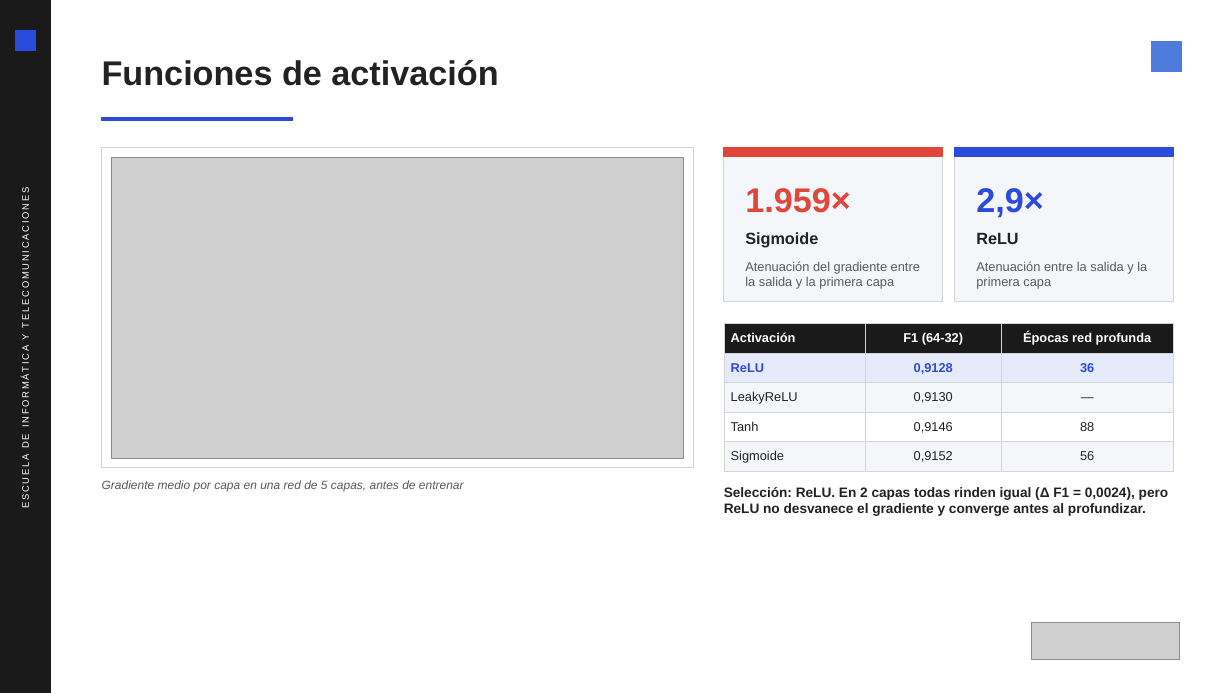
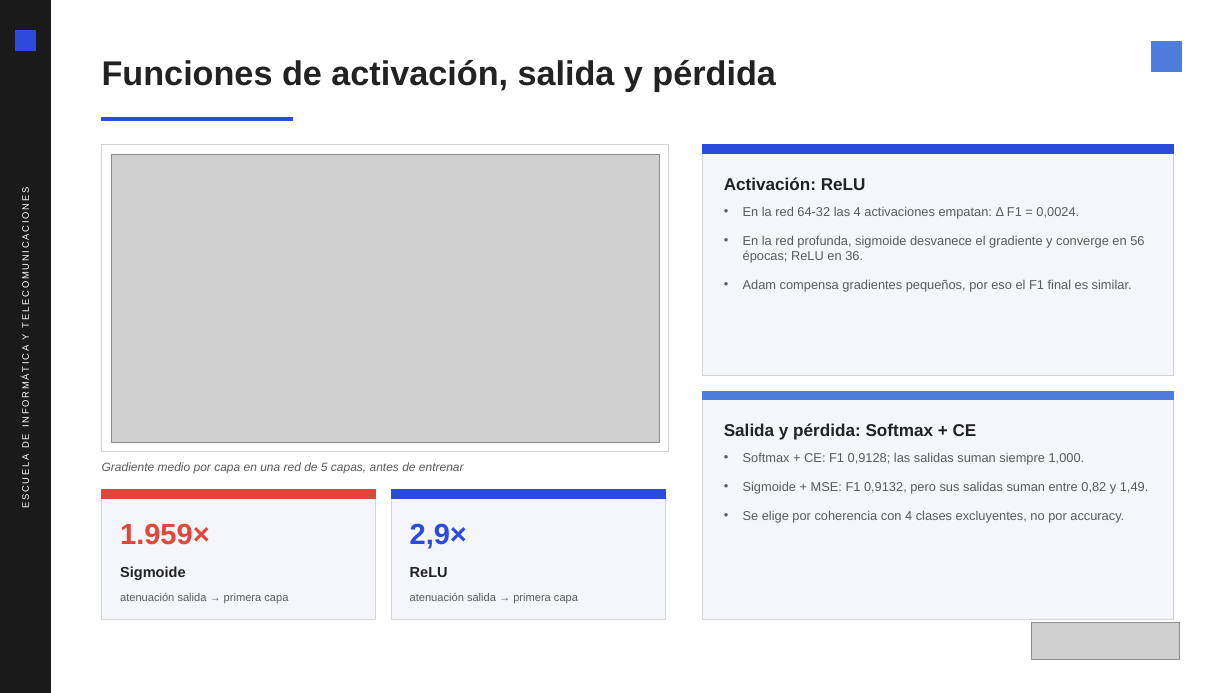
Before and after one commit to Nicolas-Salas/deep-learning-ep1, a slide deck: slide 4 of docs/presentacion/Presentacion_EP1_Deep_Learning.pptx (slide 8 before the commit). Drawn at 1232x693 pixels with LibreOffice and Linux fonts; fonts in the diff are those of the drawing; grey boxes stand for pictures. Boxes give left, top, right and bottom in pixels: in the first picture for what was removed or moved away, otherwise in the second. Text is boxed around its words. In the diff, an @@ line names an element or a change of style, - is before the commit and + after.

```diff
--- a/docs/presentacion/Presentacion_EP1_Deep_Learning.pptx
+++ b/docs/presentacion/Presentacion_EP1_Deep_Learning.pptx
@@ text at box(102, 60, 775, 92): text changed @@
-Funciones de activación
+Funciones de activación, salida y pérdida
@@ rectangle: place and size @@
-rectangle at box(102, 148, 693, 468)
+rectangle at box(102, 145, 668, 452)
@@ rectangle added at box(702, 145, 1173, 376), fill #F4F6FA, outline #D4D4D4 1 pt @@
@@ rectangle added at box(702, 145, 1173, 153), fill #2A4BDB, outline #2A4BDB 1 pt @@
@@ picture: place and size @@
-picture at box(111, 157, 684, 458)
+picture at box(111, 154, 659, 442)
@@ text added at box(724, 177, 866, 190), 20 pt, text #222222, bold @@
+Activación: ReLU
@@ text added at box(743, 206, 1144, 292), 15 pt, text #5A5A5A @@
+• En la red 64-32 las 4 activaciones empatan: Δ F1 = 0,0024.
+• En la red profunda, sigmoide desvanece el gradiente y converge en 56 épocas; ReLU en 36.
+• Adam compensa gradientes pequeños, por eso el F1 final es similar.
@@ table removed at box(724, 323, 1173, 467), 5 rows, 3 columns @@
-Activación | F1 (64-32) | Épocas red profunda
-ReLU | 0,9128 | 36
-LeakyReLU | 0,9130 | —
-Tanh | 0,9146 | 88
-Sigmoide | 0,9152 | 56
@@ rectangle added at box(702, 391, 1173, 619), fill #F4F6FA, outline #D4D4D4 1 pt @@
@@ rectangle added at box(702, 391, 1173, 400), fill #4E7CDC, outline #4E7CDC 1 pt @@
@@ text added at box(724, 423, 977, 440), 20 pt, text #222222, bold @@
+Salida y pérdida: Softmax + CE
@@ text "Gradiente medio por capa en ...": place and size @@
-text "Gradiente medio por capa en ..." at box(102, 480, 464, 492)
+text "Gradiente medio por capa en ..." at box(102, 462, 464, 474)
@@ text added at box(743, 452, 1149, 523), 15 pt, text #5A5A5A @@
+• Softmax + CE: F1 0,9128; las salidas suman siempre 1,000.
+• Sigmoide + MSE: F1 0,9132, pero sus salidas suman entre 0,82 y 1,49.
+• Se elige por coherencia con 4 clases excluyentes, no por accuracy.
@@ rectangle: place and size @@
-rectangle at box(724, 148, 942, 156)
+rectangle at box(102, 490, 376, 498)
@@ rectangle: place and size @@
-rectangle at box(724, 148, 942, 302)
+rectangle at box(102, 490, 376, 619)
@@ text "1.959×": place and size @@
-text "1.959×" at box(745, 188, 851, 213)
+text "1.959×" at box(120, 523, 210, 545)
@@ text "1.959×" at box(120, 523, 210, 545): size 40 to 34 pt @@
@@ rectangle: place and size @@
-rectangle at box(955, 148, 1173, 156)
+rectangle at box(391, 490, 665, 498)
@@ rectangle: place and size @@
-rectangle at box(955, 148, 1173, 302)
+rectangle at box(391, 490, 665, 619)
@@ text "2,9×" at box(410, 523, 467, 549): size 40 to 34 pt @@
@@ text "2,9×": place and size @@
-text "2,9×" at box(976, 188, 1043, 218)
+text "2,9×" at box(410, 523, 467, 549)
@@ text removed at box(724, 487, 1169, 516) @@
-Selección: ReLU. En 2 capas todas rinden igual (Δ F1 = 0,0024), pero ReLU no desvanece el gradiente y converge antes al profundizar.
@@ text "Sigmoide": place and size @@
-text "Sigmoide" at box(745, 232, 818, 247)
+text "Sigmoide" at box(120, 566, 186, 580)
@@ text "Sigmoide" at box(120, 566, 186, 580): size 19 to 17 pt; vertical alignment top to middle @@
@@ text "ReLU" at box(410, 567, 448, 577): size 19 to 17 pt; vertical alignment top to middle @@
@@ text "ReLU": place and size @@
-text "ReLU" at box(976, 232, 1018, 244)
+text "ReLU" at box(410, 567, 448, 577)
@@ text "atenuación salida → primera capa" at box(120, 593, 288, 603): vertical alignment top to middle @@
@@ text at box(120, 593, 288, 603): text changed; size 15 to 13 pt @@
-Atenuación del gradiente entre la salida y la primera capa
+atenuación salida → primera capa
@@ text at box(410, 593, 578, 604): text changed; size 15 to 13 pt @@
-Atenuación entre la salida y la primera capa
+atenuación salida → primera capa
@@ text "atenuación salida → primera capa" at box(410, 593, 578, 604): vertical alignment top to middle @@
```
Also in this commit, not shown: 3 other slides changed, 1 slide added, 10 slides removed, 1 other file.
